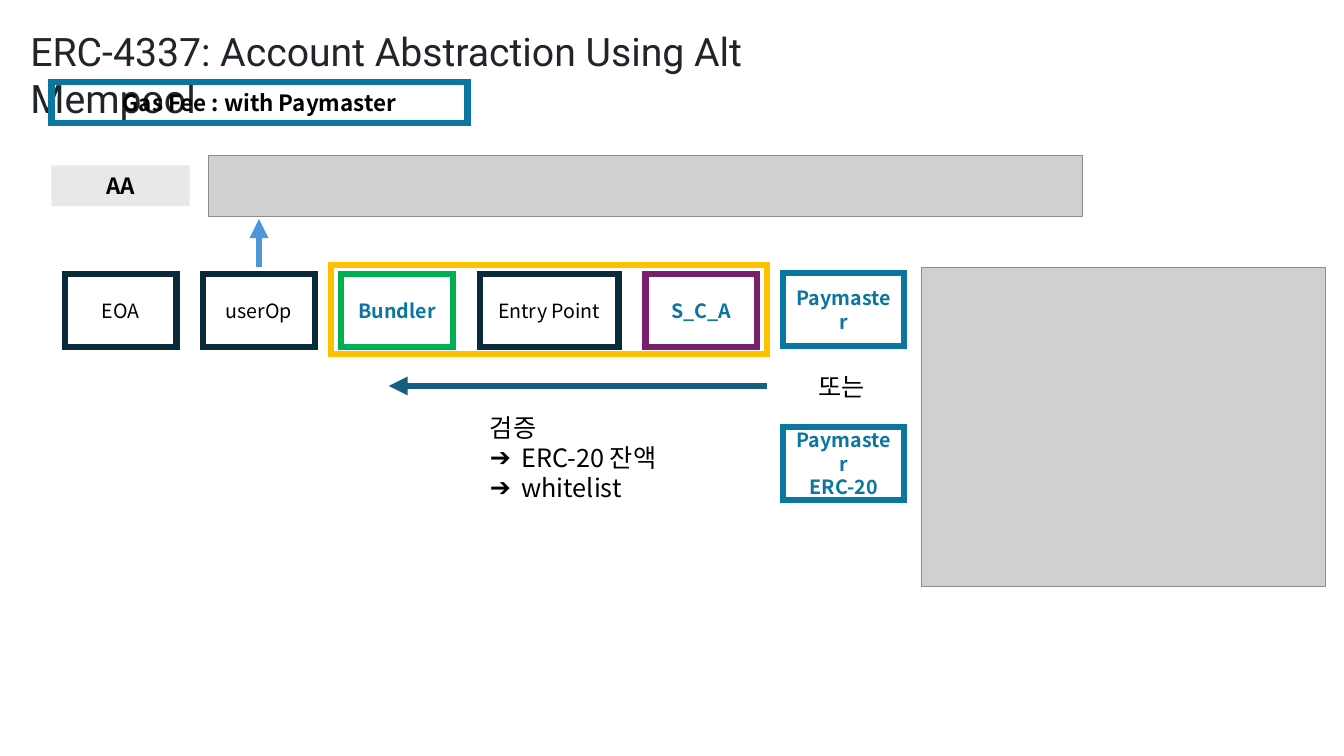
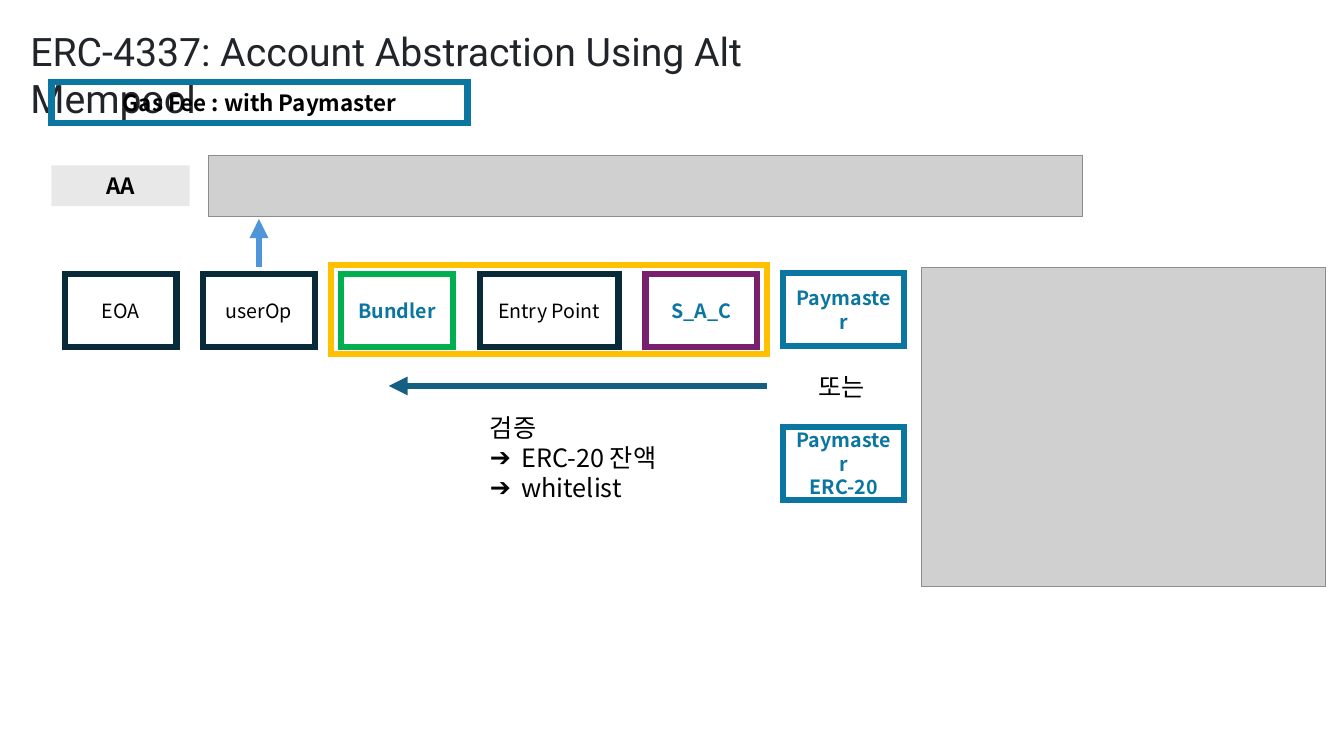
Before and after one commit to yyyljy/erc4337_alchemybundler, a slide deck: slide 11 of ERC4337.pptx (slide 10 before the commit). Drawn at 1344x756 pixels with LibreOffice and Linux fonts; fonts in the diff are those of the drawing; grey boxes stand for pictures. Boxes give left, top, right and bottom in pixels: in the first picture for what was removed or moved away, otherwise in the second. Text is boxed around its words. In the diff, an @@ line names an element or a change of style, - is before the commit and + after.

```diff
--- a/ERC4337.pptx
+++ b/ERC4337.pptx
@@ text in rectangle at [671, 303, 731, 321]: text changed @@
-S_C_A
+S_A_C
```
Also in this commit, not shown: 6 other slides changed, 1 slide added, 7 other files.
